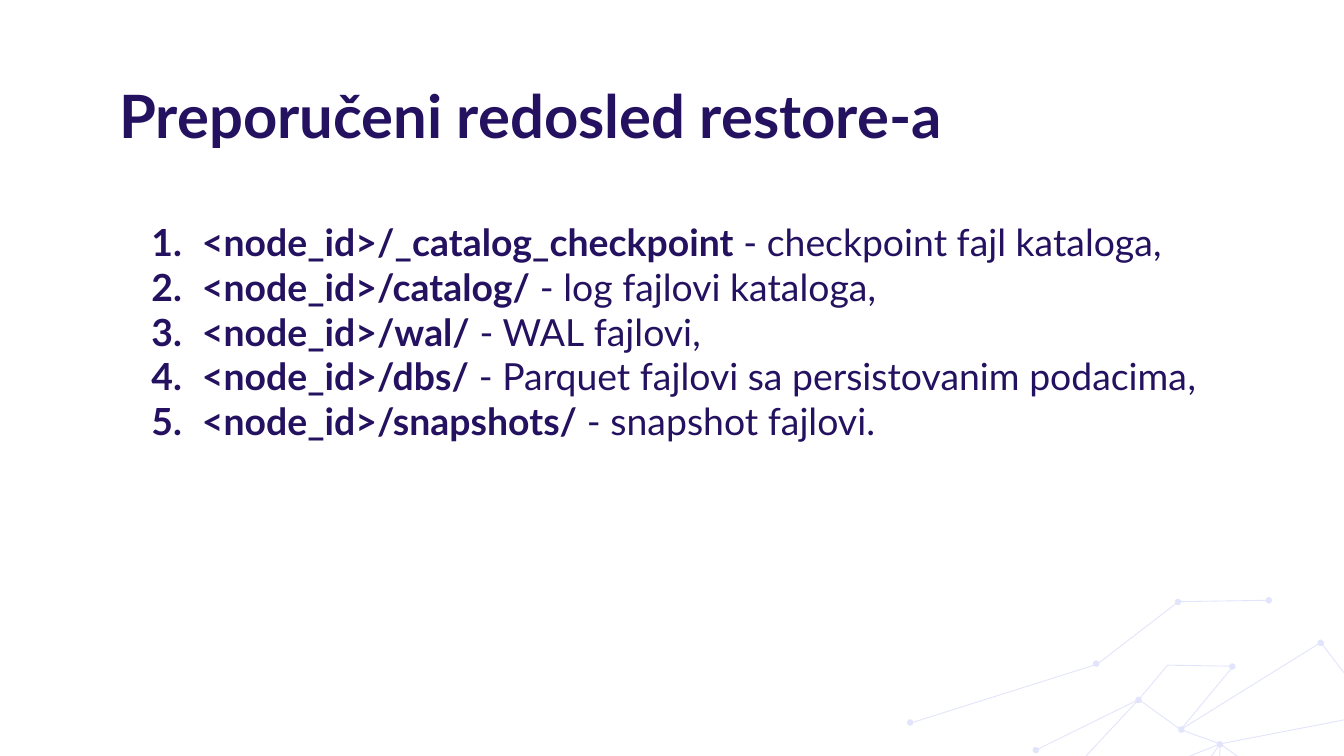
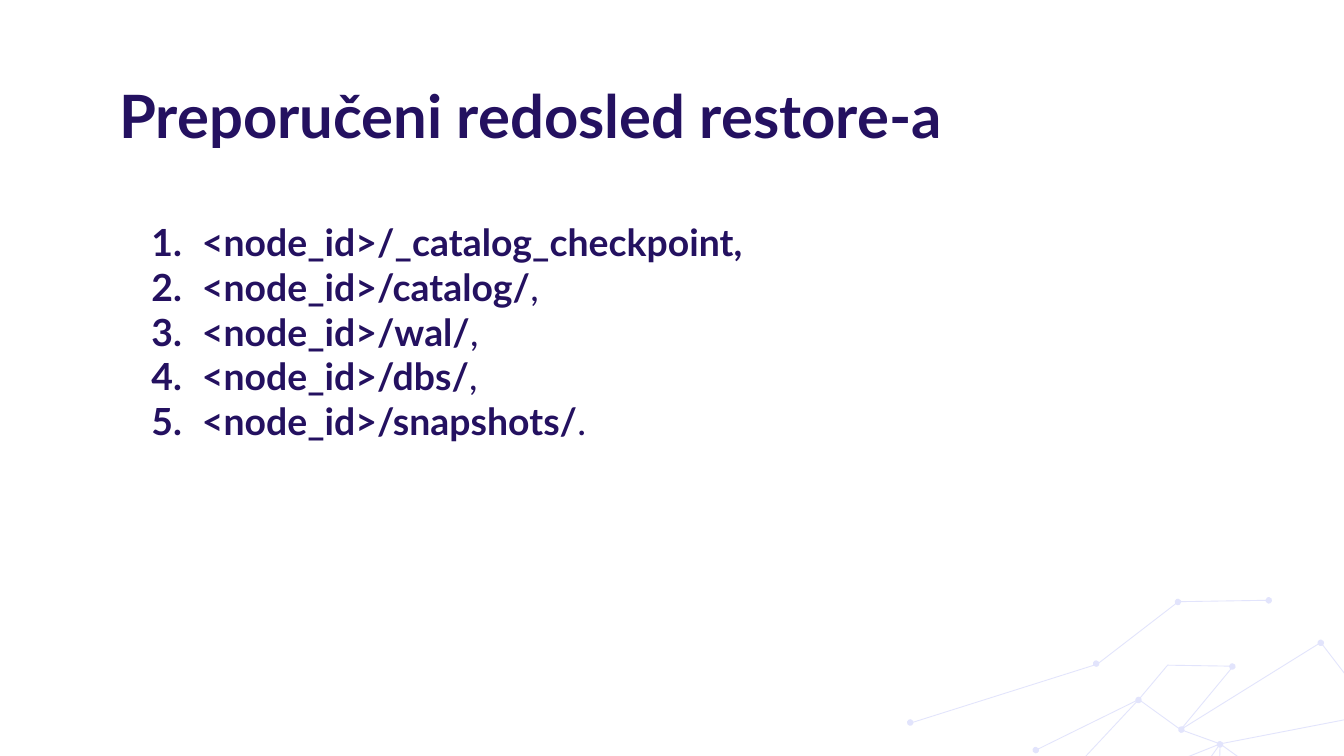
Before and after one commit to anitagolubovic/Backup_restore_InfluxDB_3_Core, a slide deck: slide 9 of Backup_restore.pptx. Drawn at 1344x756 pixels with LibreOffice and Linux fonts; fonts in the diff are those of the drawing; background and template pictures are left out. Boxes give left, top, right and bottom in pixels: in the first picture for what was removed or moved away, otherwise in the second. Text is boxed around its words. In the diff, an @@ line names an element or a change of style, - is before the commit and + after.

```diff
--- a/Backup_restore.pptx
+++ b/Backup_restore.pptx
@@ subtitle at (202, 228, 743, 442): text changed; bold on @@
-1. <node_id>/_catalog_checkpoint - checkpoint fajl kataloga,
-2. <node_id>/catalog/ - log fajlovi kataloga,
-3. <node_id>/wal/ - WAL fajlovi,
-4. <node_id>/dbs/ - Parquet fajlovi sa persistovanim podacima,
-5. <node_id>/snapshots/ - snapshot fajlovi.
+1. <node_id>/_catalog_checkpoint,
+2. <node_id>/catalog/,
+3. <node_id>/wal/,
+4. <node_id>/dbs/,
+5. <node_id>/snapshots/.
```
Also in this commit, not shown: 5 other slides changed, 1 slide added, 2 slides removed.
